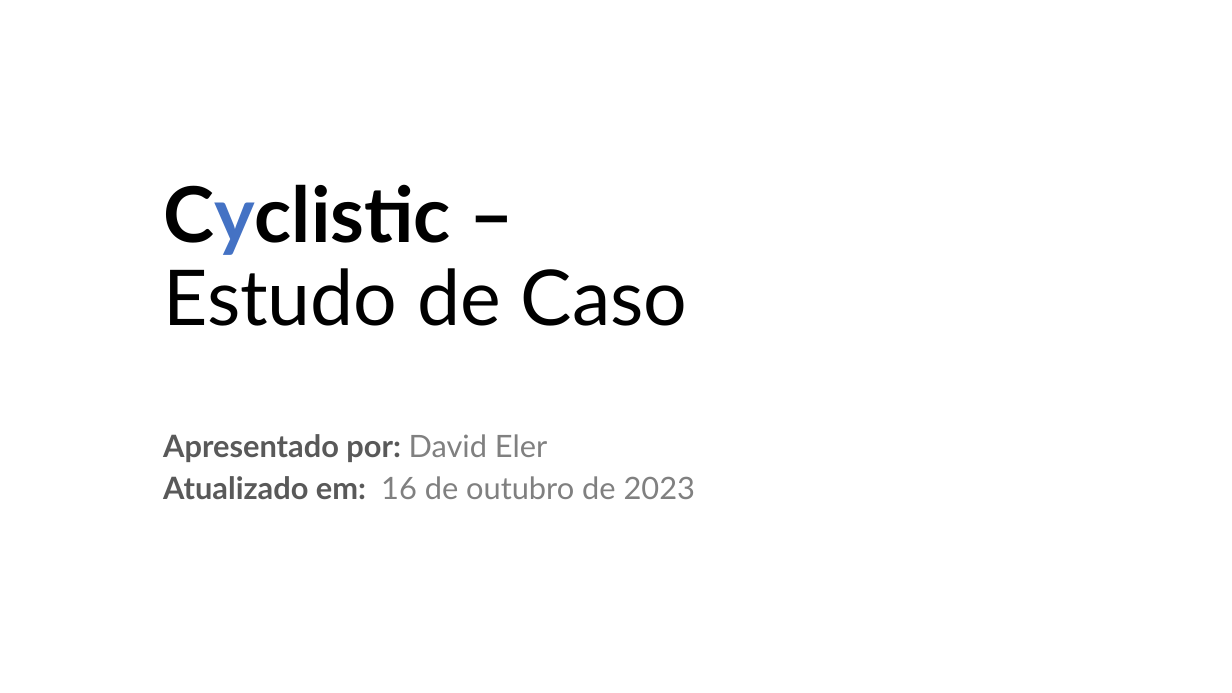
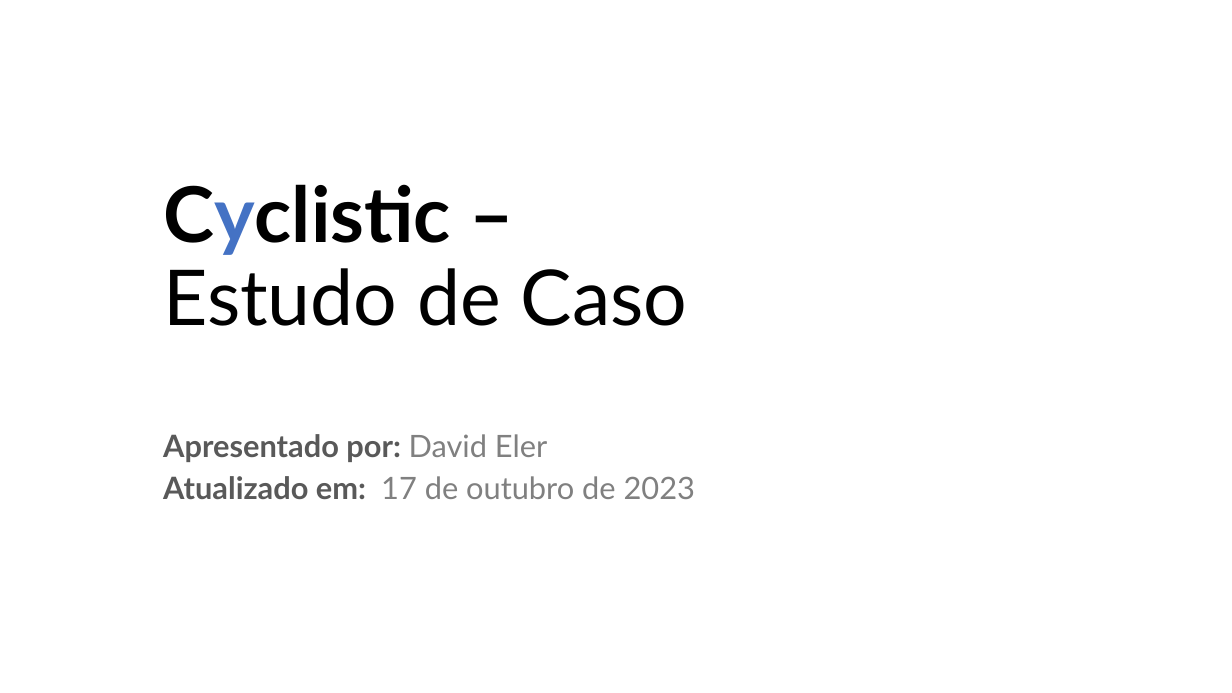
Before and after one commit to david-eler/cyclistic, a slide deck: slide 1 of cyclistic_apresentacao.pptx. Drawn at 1232x693 pixels with LibreOffice and Linux fonts; fonts in the diff are those of the drawing. Boxes give left, top, right and bottom in pixels: in the first picture for what was removed or moved away, otherwise in the second. Text is boxed around its words. In the diff, an @@ line names an element or a change of style, - is before the commit and + after.

```diff
--- a/cyclistic_apresentacao.pptx
+++ b/cyclistic_apresentacao.pptx
@@ subtitle at [163, 476, 695, 499]: text changed @@
-Atualizado em: 16 de outubro de 2023
+Atualizado em: 17 de outubro de 2023
```
Also in this commit, not shown: 1 other slide changed, 2 other files.
